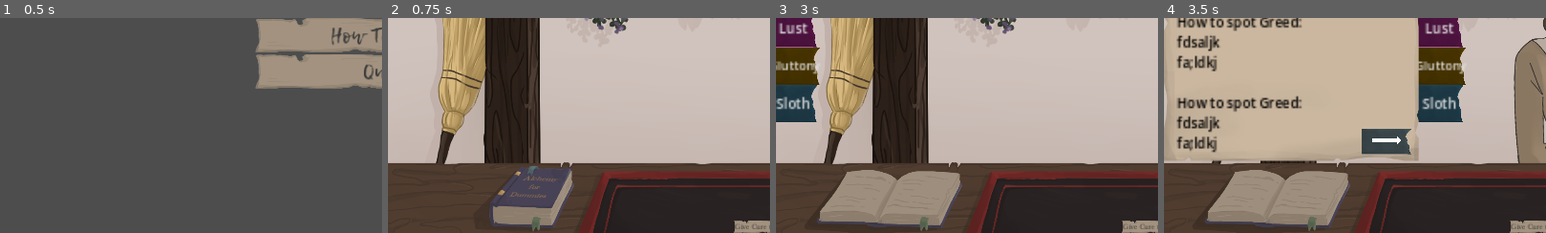
Above: before the commit, frames 1-4 (left to right).
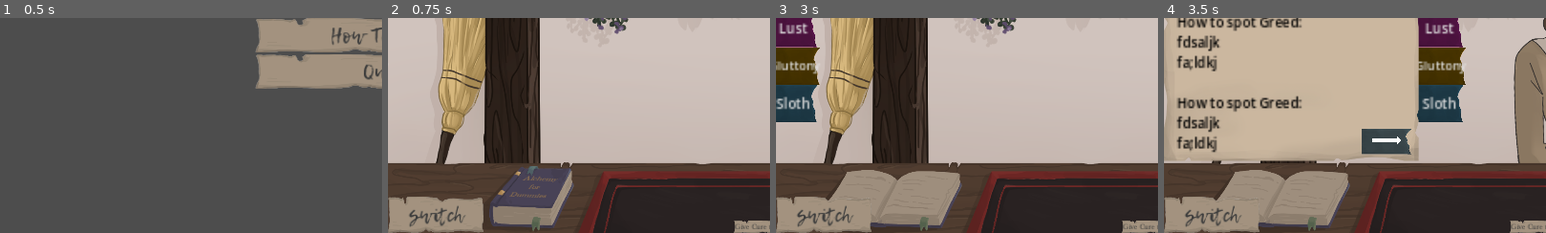
Above: after the commit, the same moments.

Repository: jkostello/Pirate-Software-Jam-15
Game: Godot game, scene res://UI/title_screen.tscn
The game is run twice, just before and just after one commit, with the same random seed, the same clock (stepped at 60 frames per second) and the same inputs. The engine's default icon, where the game draws it, is replaced by a stand-in: a white triangle on a blue panel in a dark square.
Inputs (mouse positions are % of the whole screen's width and height, from its top left):
- Up to frame 1 (0.5 s): no input
- Up to frame 2 (0.75 s): click "Start Game" at 0.5 s
- Up to frame 3 (3 s): click "Ask if they are experiencing …" at 1.25 s; click "Ask if their senses are any d…" at 2 s; click (16, 91) at 2.75 s
- Up to frame 4 (3.5 s): no input
The pictures show only the part of the screen within x 0-50%, y 50-100%; the shares and areas given below are measured in that part.

Frame 1 is identical in both runs. In frame 2, 3.8% of the frame differs, in the area x 0-25%, y 83-100%; in frame 3, 2.7%; in frame 4, 2.7%.

Commit message:
Please fix switch button

Diff:
--- a/UI/main_screen.gd
+++ b/UI/main_screen.gd
@@ -16,8 +16,7 @@
 	generate_customer()
 	Autoload.glass_visible.connect(glassvisible)
 	#%VisibleTimer.max_value = %CustomerTimer.wait_time
-	#$CanvasLayer/Switch.size = Vector2(56, 1080)
-	#$CanvasLayer/Switch.position = Vector2(0,0)
+	$CanvasLayer/Switch.position = Vector2(0,989)
 
 
 
--- a/UI/main_screen.tscn
+++ b/UI/main_screen.tscn
@@ -463,13 +463,9 @@
 flat = true
 
 [node name="Switch" type="Button" parent="CanvasLayer"]
-anchors_preset = 4
-anchor_top = 0.5
-anchor_bottom = 0.5
-offset_top = 1529.0
+offset_top = 989.0
 offset_right = 241.0
-offset_bottom = 1620.0
-grow_vertical = 2
+offset_bottom = 1080.0
 focus_mode = 0
 theme = ExtResource("21_fosmp")
 text = "switch"
